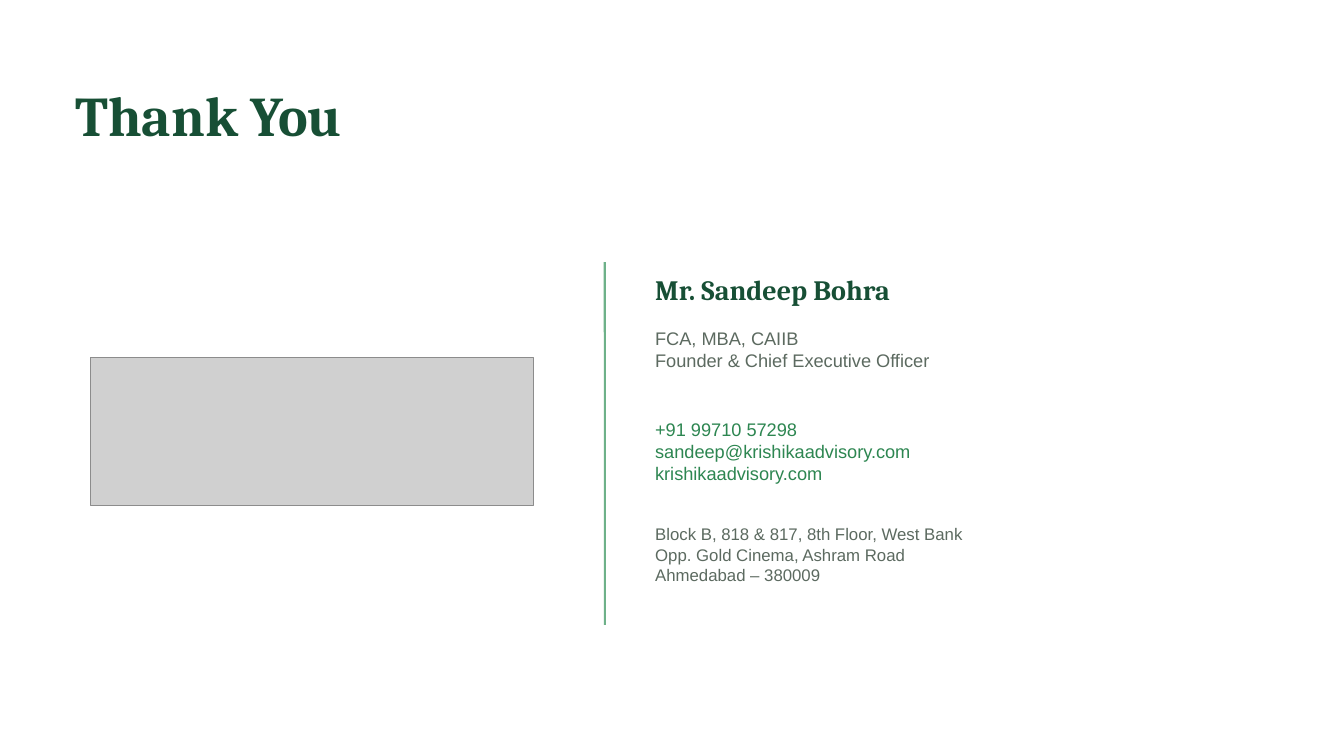
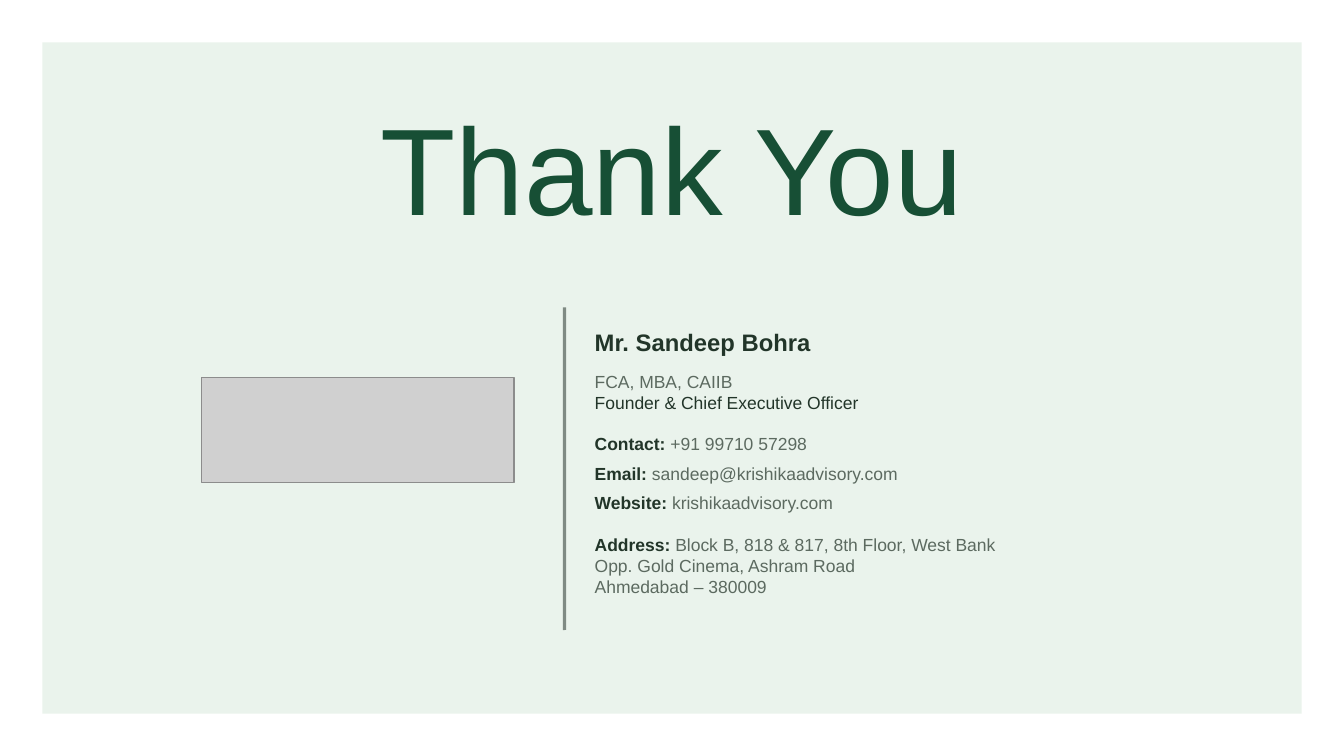
Before and after one commit to BantheFox012/FM, a slide deck: slide 14 of APEDA_BKNY_Standard_40_Percent.pptx. Drawn at 1344x756 pixels with LibreOffice and Linux fonts; fonts in the diff are those of the drawing; grey boxes stand for pictures. Boxes give left, top, right and bottom in pixels: in the first picture for what was removed or moved away, otherwise in the second. Text is boxed around its words. In the diff, an @@ line names an element or a change of style, - is before the commit and + after.

```diff
--- a/APEDA_BKNY_Standard_40_Percent.pptx
+++ b/APEDA_BKNY_Standard_40_Percent.pptx
@@ rectangle added at bbox=[42, 42, 1302, 714], fill #EAF3EC @@
@@ text "Thank You": place and size @@
-text "Thank You" at bbox=[76, 97, 342, 137]
+text "Thank You" at bbox=[381, 125, 963, 217]
@@ text "Thank You" at bbox=[381, 125, 963, 217]: size 40 to 88 pt, font Cambria to Arial, bold off; alignment left to centre; vertical alignment top to middle @@
@@ line moved from (605, 262) - (605, 625) to (565, 308) - (565, 630) @@
@@ line (565, 308) - (565, 630): stroke #6EB189 1.5 pt to #7F8A83 2.25 pt @@
@@ text "Mr. Sandeep Bohra": place and size @@
-text "Mr. Sandeep Bohra" at bbox=[655, 280, 889, 306]
+text "Mr. Sandeep Bohra" at bbox=[595, 333, 811, 356]
@@ text "Mr. Sandeep Bohra" at bbox=[595, 333, 811, 356]: size 20 to 17 pt, font Cambria to Arial, text colour #174F35 to #223529 @@
@@ picture: place and size @@
-picture at bbox=[91, 358, 533, 506]
+picture at bbox=[202, 378, 514, 483]
@@ text "FCA, MBA, CAIIB": place and size @@
-text "FCA, MBA, CAIIB" at bbox=[655, 332, 929, 367]
+text "FCA, MBA, CAIIB" at bbox=[595, 376, 858, 409]
@@ text "FCA, MBA, CAIIB" at bbox=[595, 376, 858, 409]: size 13 to 12.5 pt; text colour #5C6A60 to #223529 in "Founder & Chief Executive Officer" @@
@@ text at bbox=[595, 438, 898, 513]: text changed; size 13 to 12.5 pt; text colour #2D8651 to #5C6A60 @@
-+91 99710 57298
-sandeep@krishikaadvisory.com
-krishikaadvisory.com
+Contact: +91 99710 57298
+Email: sandeep@krishikaadvisory.com
+Website: krishikaadvisory.com
@@ text at bbox=[595, 538, 996, 553]: text changed; size 12 to 12.5 pt @@
-Block B, 818 & 817, 8th Floor, West Bank
+Address: Block B, 818 & 817, 8th Floor, West Bank
@@ text "Address: Block B, 818 & ...": place and size @@
-text "Address: Block B, 818 & ..." at bbox=[655, 528, 962, 581]
+text "Address: Block B, 818 & ..." at bbox=[595, 538, 996, 593]
@@ text at bbox=[595, 559, 855, 593]: size 12 to 12.5 pt in "Opp. Gold Cinema, Ashram Road", "Ahmedabad – 380009" @@
```
